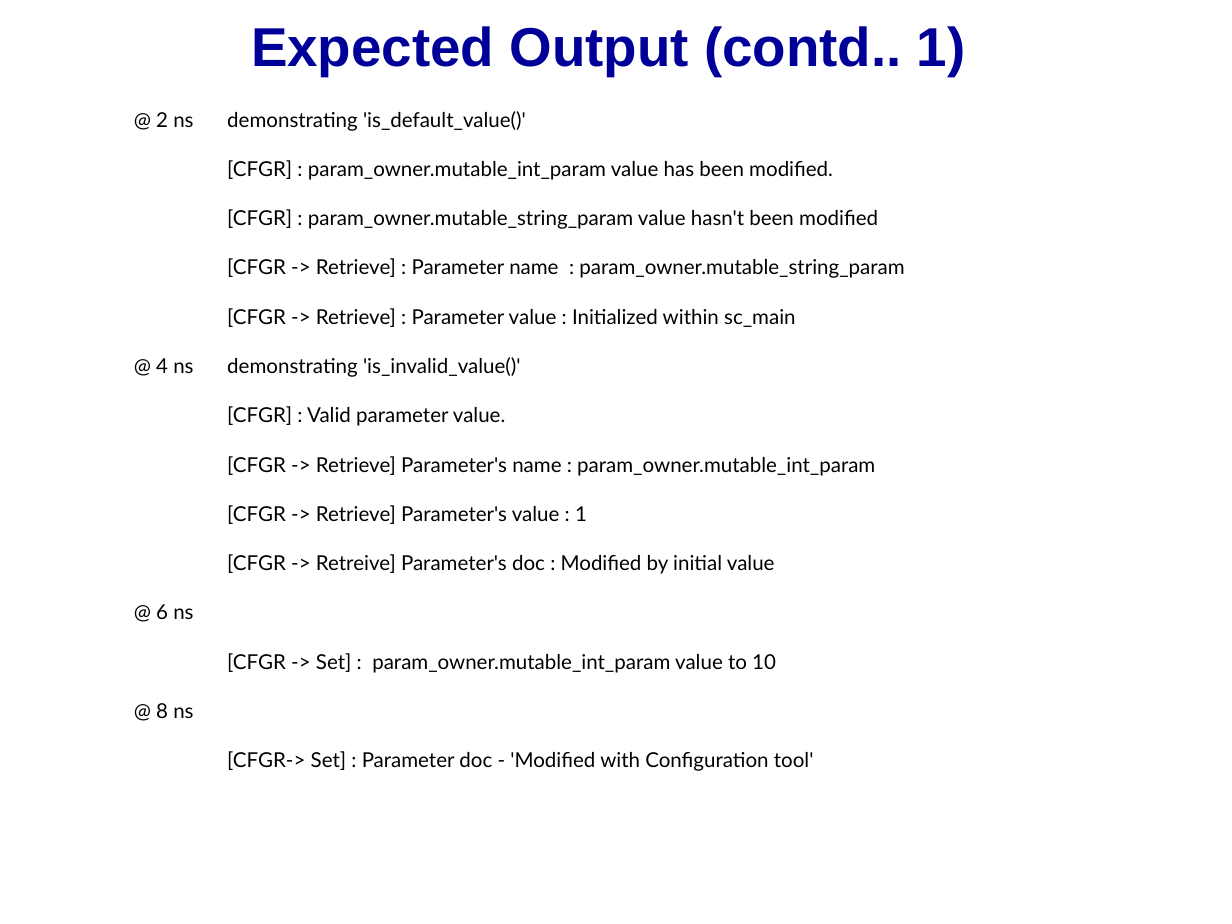
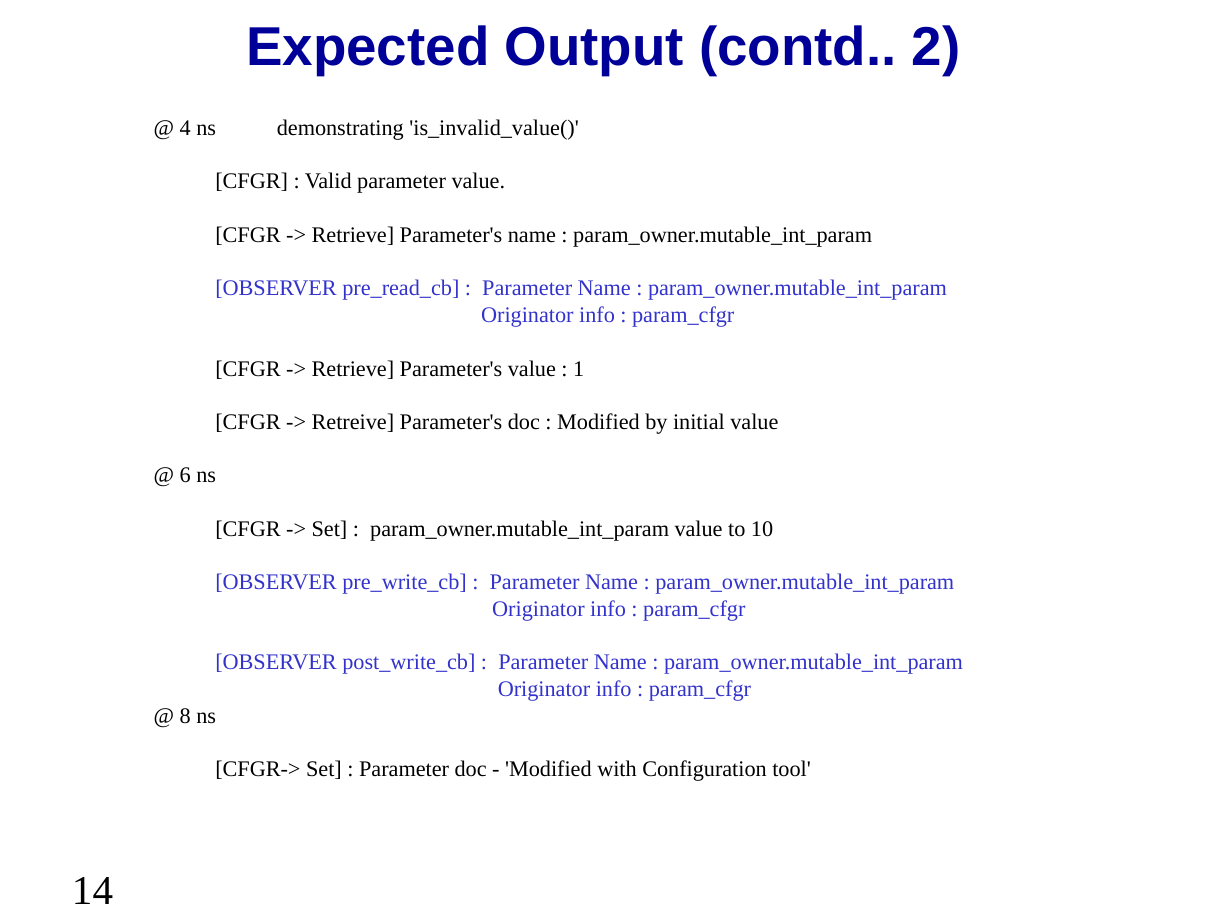
Before and after one commit to accellera-official/cci, a slide deck: slide 14 of examples/ex7_Parameter_Information/docs/ex7_Parameter_Information.ppt (slide 12 before the commit). Drawn at 1232x924 pixels with LibreOffice and Linux fonts; fonts in the diff are those of the drawing; background and template pictures are left out. Boxes give left, top, right and bottom in pixels: in the first picture for what was removed or moved away, otherwise in the second. Text is boxed around its words. In the diff, an @@ line names an element or a change of style, - is before the commit and + after.

```diff
--- a/examples/ex7_Parameter_Information/docs/ex7_Parameter_Information.ppt
+++ b/examples/ex7_Parameter_Information/docs/ex7_Parameter_Information.ppt
@@ text at <box>246,25,961,75</box>: text changed @@
-Expected Output (contd.. 1)
+Expected Output (contd.. 2)
@@ text "@ 4 ns demonstrating 'is_invalid_value()'": place and size @@
-text "@ 4 ns demonstrating 'is_invalid_value()'" at <box>156,111,904,771</box>
+text "@ 4 ns demonstrating 'is_invalid_value()'" at <box>180,119,963,781</box>
@@ text at <box>156,111,904,327</box>: paragraphs removed @@
-@ 2 ns demonstrating 'is_default_value()'
-[CFGR] : param_owner.mutable_int_param value has been modified.
-[CFGR] : param_owner.mutable_string_param value hasn't been modified
-[CFGR -> Retrieve] : Parameter name : param_owner.mutable_string_param
-[CFGR -> Retrieve] : Parameter value : Initialized within sc_main
@@ text at <box>180,119,872,781</box>: size 12 to 13 pt, font Lato to Times New Roman in "@ 4 ns demonstrating 'is_invalid_value()'", "[CFGR] : Valid parameter value.", "[CFGR -> Retrieve] Parameter's name : param_owner.mutable_in ...", "[CFGR -> Retrieve] Parameter's value : 1" and 5 more places @@
@@ text at <box>215,279,947,327</box>: paragraph added @@
+[OBSERVER pre_read_cb] : Parameter Name : param_owner.mutable_int_param
+Originator info : param_cfgr
@@ text at <box>215,573,963,701</box>: paragraphs added @@
+[OBSERVER pre_write_cb] : Parameter Name : param_owner.mutable_int_param
+Originator info : param_cfgr
+[OBSERVER post_write_cb] : Parameter Name : param_owner.mutable_int_param
+Originator info : param_cfgr
@@ page number added at <box>72,877,113,904</box>, 24 pt, text #000000 @@
+14
```
Also in this commit, not shown: 13 other slides changed, 2 slides added, 4 other files.
